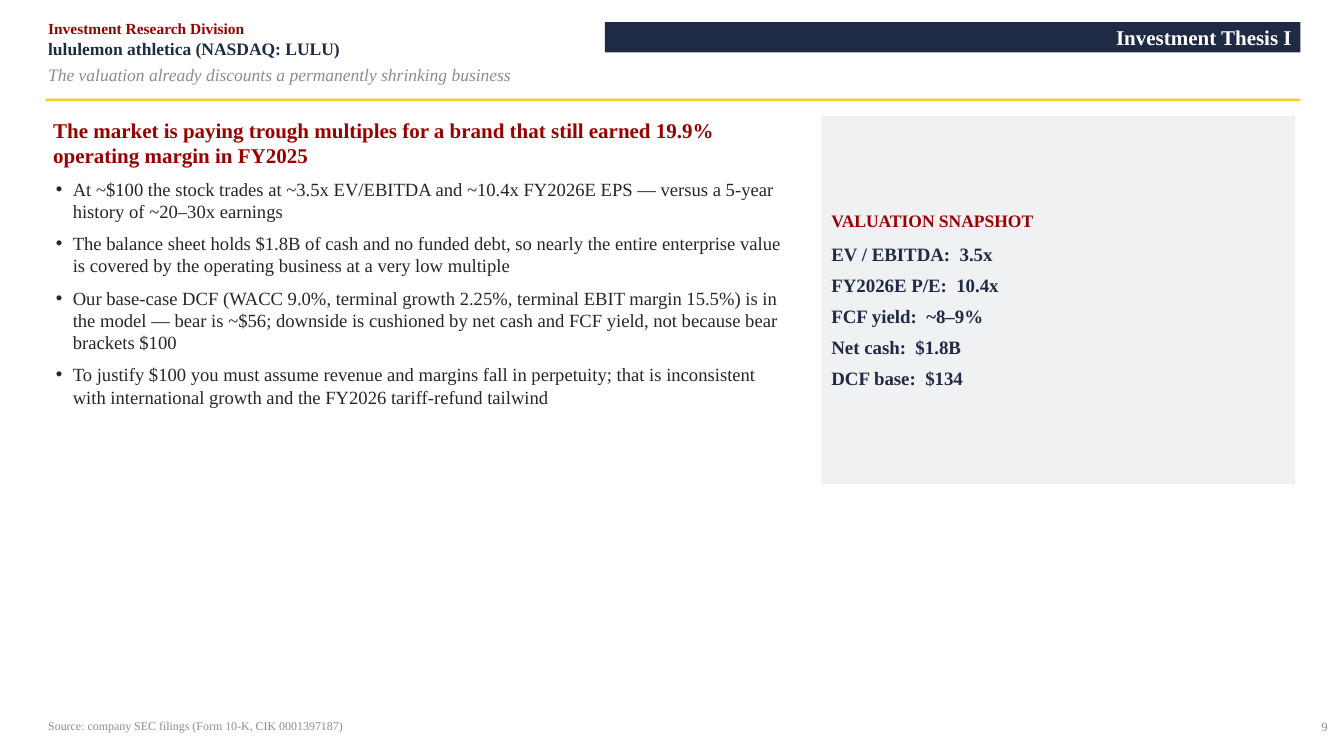
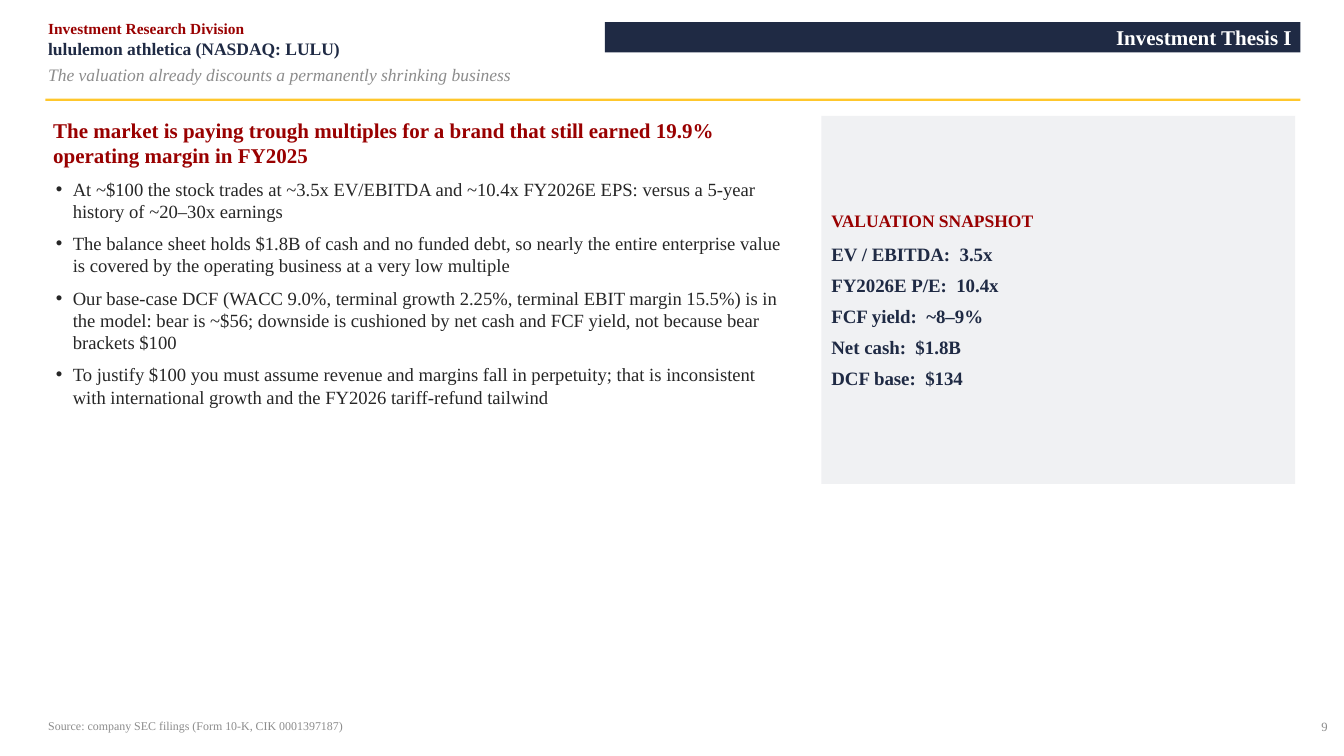
Before and after one commit to vengeanceaiUSC/RM, a slide deck: slide 10 of LULU/LULU_Investment_Pitch_Deck.pptx. Drawn at 1344x756 pixels with LibreOffice and Linux fonts; fonts in the diff are those of the drawing. Boxes give left, top, right and bottom in pixels: in the first picture for what was removed or moved away, otherwise in the second. Text is boxed around its words. In the diff, an @@ line names an element or a change of style, - is before the commit and + after.

```diff
--- a/LULU/LULU_Investment_Pitch_Deck.pptx
+++ b/LULU/LULU_Investment_Pitch_Deck.pptx
@@ text at (73,182,756,222): text changed @@
-• At ~$100 the stock trades at ~3.5x EV/EBITDA and ~10.4x FY2026E EPS — versus a 5-year history of ~20–30x earnings
+• At ~$100 the stock trades at ~3.5x EV/EBITDA and ~10.4x FY2026E EPS: versus a 5-year history of ~20–30x earnings
@@ text at (73,292,776,350): text changed @@
-• Our base-case DCF (WACC 9.0%, terminal growth 2.25%, terminal EBIT margin 15.5%) is in the model — bear is ~$56; downside is cushioned by net cash and FCF yield, not because bear brackets $100
+• Our base-case DCF (WACC 9.0%, terminal growth 2.25%, terminal EBIT margin 15.5%) is in the model: bear is ~$56; downside is cushioned by net cash and FCF yield, not because bear brackets $100
```
Also in this commit, not shown: 21 other slides changed, 4 other files.
